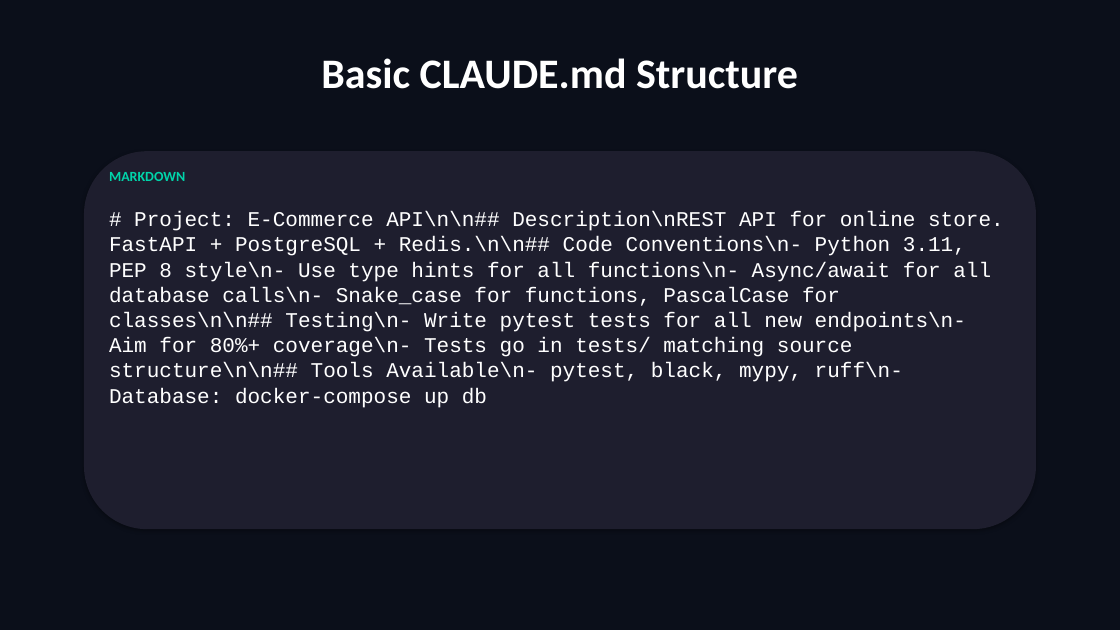
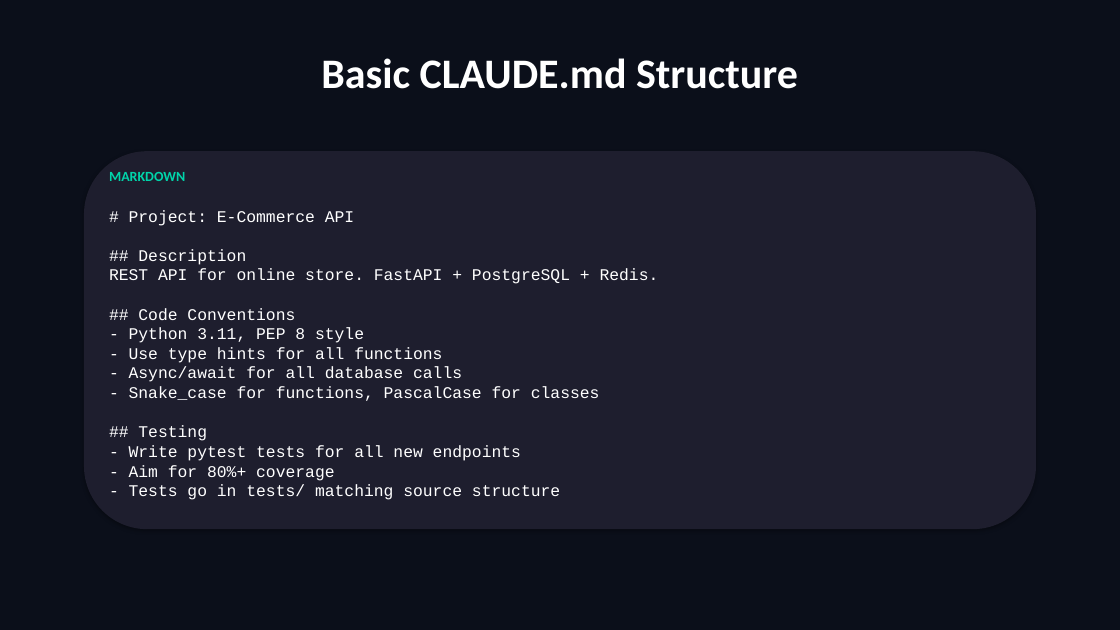
Before and after one commit to scottrhay/AIA-ClaudeCopilot, a slide deck: slide 29 of slides/Day2_Claude_Code_Fundamentals.pptx. Drawn at 1120x630 pixels with LibreOffice and Linux fonts; fonts in the diff are those of the drawing. Boxes give left, top, right and bottom in pixels: in the first picture for what was removed or moved away, otherwise in the second. Text is boxed around its words. In the diff, an @@ line names an element or a change of style, - is before the commit and + after.

Commit message:
fix: regenerate Day 2 — fix code wrap, section dividers, empty slides
Root cause: code handler had word_wrap=False causing wrap=none in XML,
making all code text extend off-screen. Fixed to word_wrap=True.
Section dividers now show subtitles. All 117 slides populated.

```diff
--- a/slides/Day2_Claude_Code_Fundamentals.pptx
+++ b/slides/Day2_Claude_Code_Fundamentals.pptx
@@ text at <box>109,210,659,500</box>: text changed; size 18 to 14 pt @@
-# Project: E-Commerce API\n\n## Description\nREST API for online store. FastAPI + PostgreSQL + Redis.\n\n## Code Conventions\n- Python 3.11, PEP 8 style\n- Use type hints for all functions\n- Async/await for all database calls\n- Snake_case for functions, PascalCase for classes\n\n## Testing\n- Write pytest tests for all new endpoints\n- Aim for 80%+ coverage\n- Tests go in tests/ matching source structure\n\n## Tools Available\n- pytest, black, mypy, ruff\n- Database: docker-compose up db
+# Project: E-Commerce API
+## Description
+REST API for online store. FastAPI + PostgreSQL + Redis.
+## Code Conventions
+- Python 3.11, PEP 8 style
+- Use type hints for all functions
+- Async/await for all database calls
+- Snake_case for functions, PascalCase for classes
+## Testing
+- Write pytest tests for all new endpoints
+- Aim for 80%+ coverage
+- Tests go in tests/ matching source structure
```
Also in this commit, not shown: 34 other slides changed, 51 slides added, 48 slides removed.
